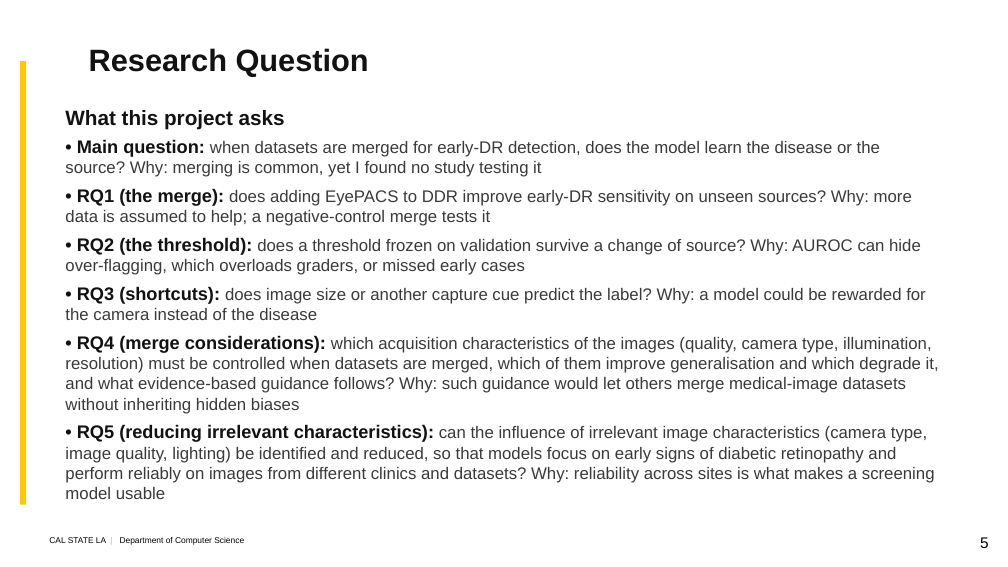
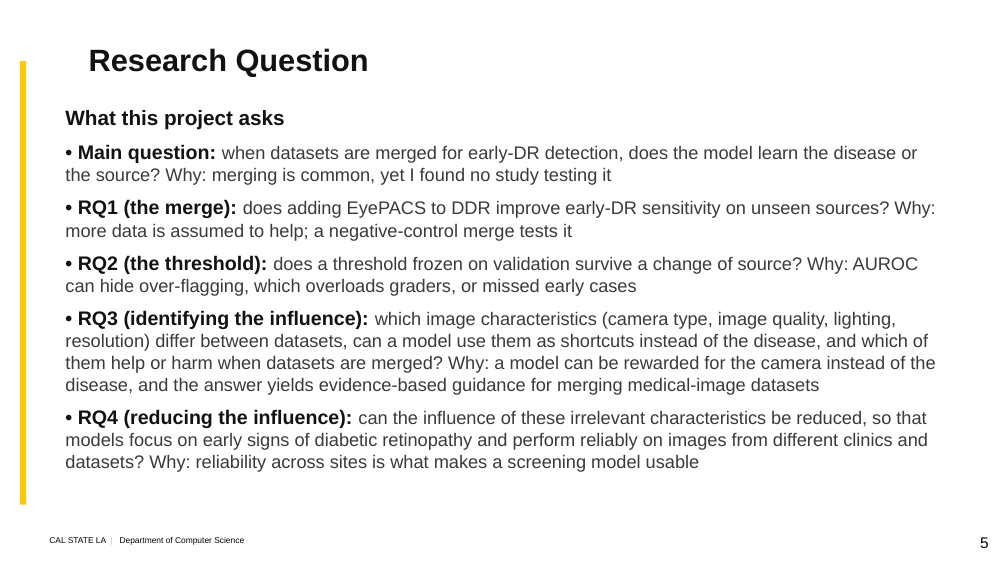
Before and after one commit to kazimab1/Early-DR, a slide deck: slide 5 of DR_Final_5min.pptx. Drawn at 1008x567 pixels with LibreOffice and Linux fonts; fonts in the diff are those of the drawing; background and template pictures are left out. Boxes give left, top, right and bottom in pixels: in the first picture for what was removed or moved away, otherwise in the second. Text is boxed around its words. In the diff, an @@ line names an element or a change of style, - is before the commit and + after.

```diff
--- a/DR_Final_5min.pptx
+++ b/DR_Final_5min.pptx
@@ text at [65, 144, 935, 296]: size 13 to 14 pt in "• Main question:", "• RQ1 (the merge):", "• RQ2 (the threshold):"; size 12 to 13 pt in "when datasets are merged for early-DR detection, ...", "does adding EyePACS to DDR improve early-DR ...", "does a threshold frozen on validation survive ..."; more space between paragraphs @@
@@ text at [65, 310, 935, 472]: text changed; size 12 to 13 pt @@
-• RQ3 (shortcuts): does image size or another capture cue predict the label? Why: a model could be rewarded for the camera instead of the disease
-• RQ4 (merge considerations): which acquisition characteristics of the images (quality, camera type, illumination, resolution) must be controlled when datasets are merged, which of them improve generalisation and which degrade it, and what evidence-based guidance follows? Why: such guidance would let others merge medical-image datasets without inheriting hidden biases
-• RQ5 (reducing irrelevant characteristics): can the influence of irrelevant image characteristics (camera type, image quality, lighting) be identified and reduced, so that models focus on early signs of diabetic retinopathy and perform reliably on images from different clinics and datasets? Why: reliability across sites is what makes a screening model usable
+• RQ3 (identifying the influence): which image characteristics (camera type, image quality, lighting, resolution) differ between datasets, can a model use them as shortcuts instead of the disease, and which of them help or harm when datasets are merged? Why: a model can be rewarded for the camera instead of the disease, and the answer yields evidence-based guidance for merging medical-image datasets
+• RQ4 (reducing the influence): can the influence of these irrelevant characteristics be reduced, so that models focus on early signs of diabetic retinopathy and perform reliably on images from different clinics and datasets? Why: reliability across sites is what makes a screening model usable
```
Also in this commit, not shown: 1 other slide changed, 1 other file.
